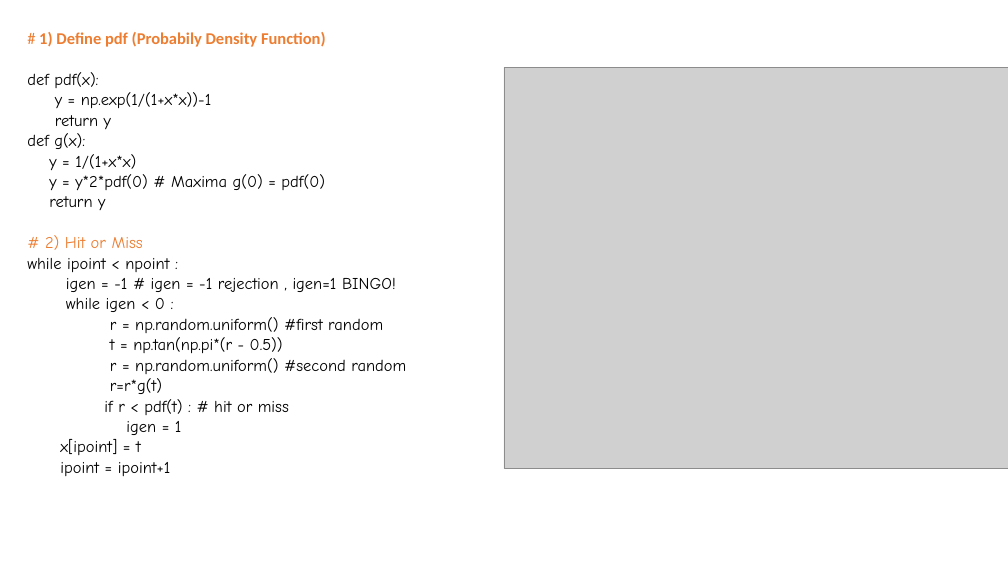
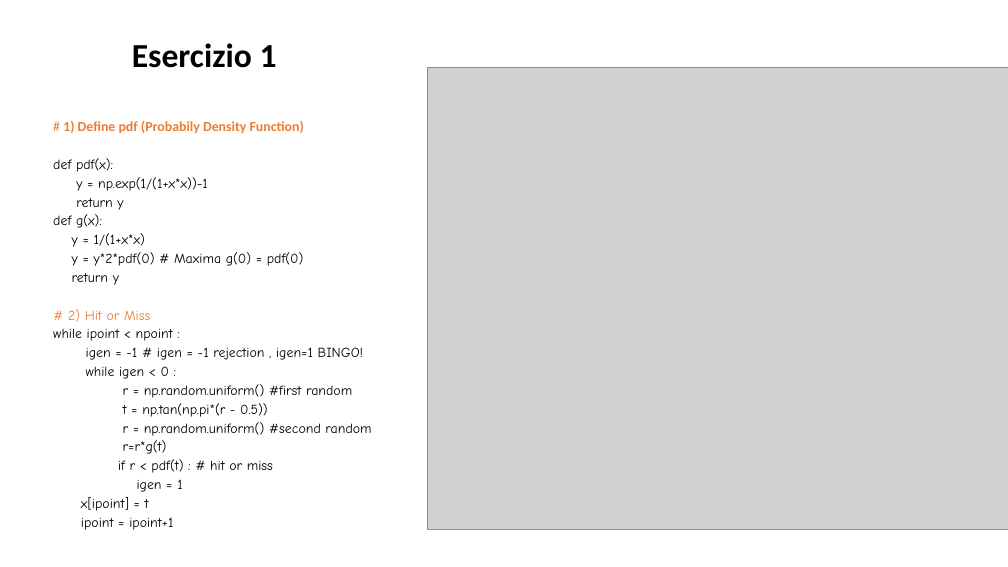
Before and after one commit to marcomonte94/Montecarlo, a slide deck: slide 28 of Slide Corso Metodi Montecarlo.pptx (slide 29 before the commit). Drawn at 1008x567 pixels with LibreOffice and Linux fonts; fonts in the diff are those of the drawing; grey boxes stand for pictures. Boxes give left, top, right and bottom in pixels: in the first picture for what was removed or moved away, otherwise in the second. Text is boxed around its words. In the diff, an @@ line names an element or a change of style, - is before the commit and + after.

```diff
--- a/Slide Corso Metodi Montecarlo.pptx
+++ b/Slide Corso Metodi Montecarlo.pptx
@@ text added at bbox=[132, 43, 277, 68], 32 pt, text #000000, bold @@
+Esercizio 1
@@ picture: place and size @@
-picture at bbox=[504, 67, 1008, 468]
+picture at bbox=[428, 67, 1008, 529]
@@ text "# 1) Define pdf (Probabily ...": place and size @@
-text "# 1) Define pdf (Probabily ..." at bbox=[27, 32, 406, 476]
+text "# 1) Define pdf (Probabily ..." at bbox=[53, 121, 371, 530]
@@ text "# 1) Define pdf (Probabily ..." at bbox=[53, 121, 371, 530]: size 15.7 to 13.2 pt @@
```
Also in this commit, not shown: 18 other slides changed, 16 slides added, 2 slides removed, 3 other files.
